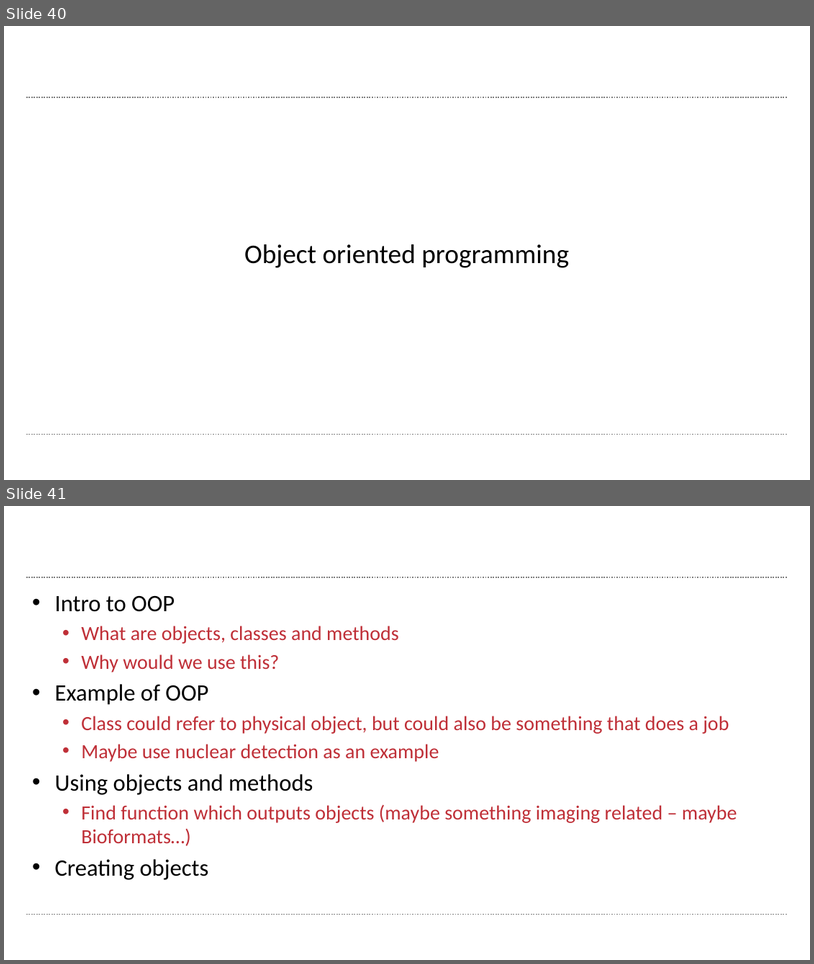
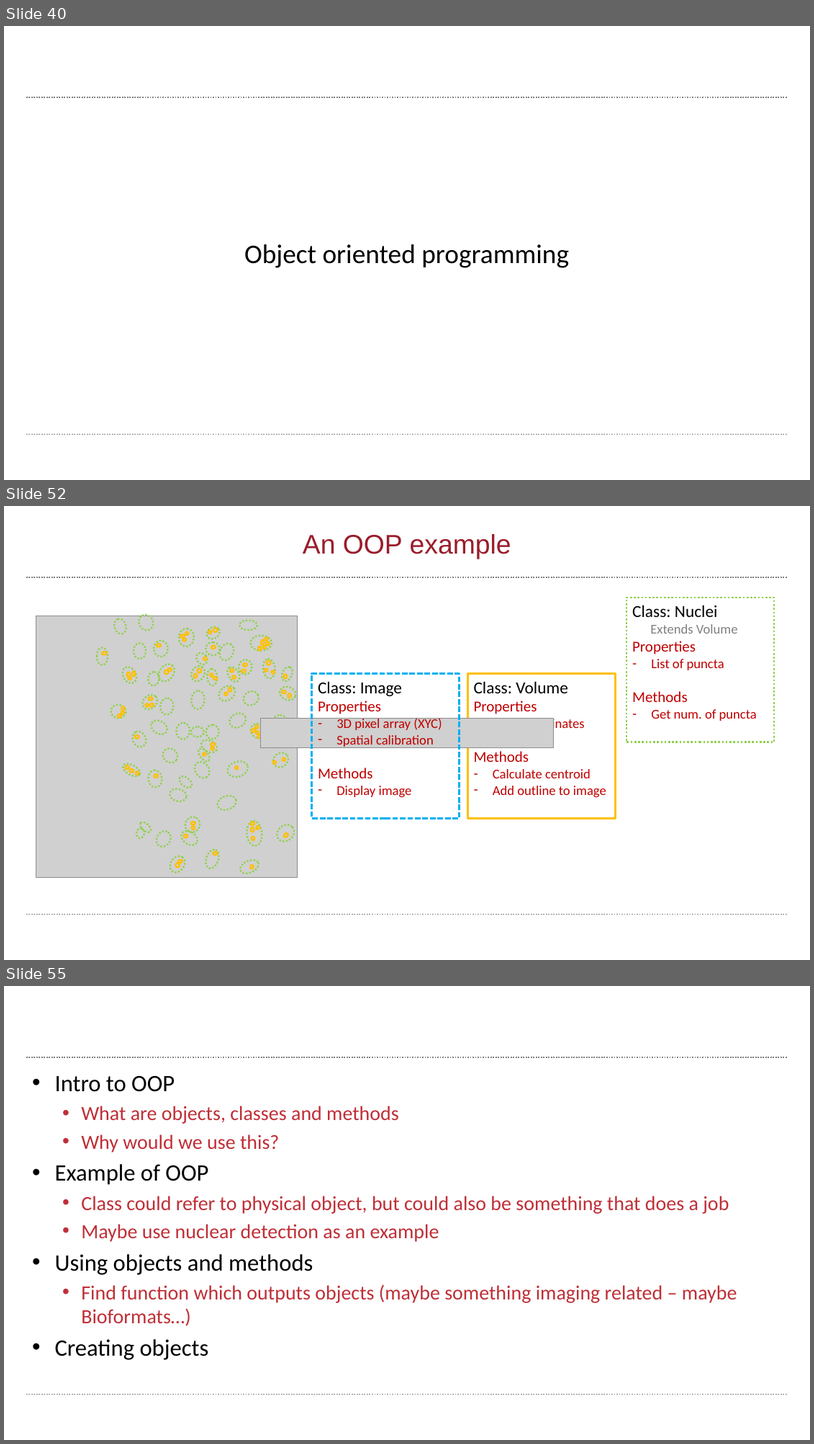
Before and after one commit to wbif-bristol/MATLAB-course, a slide deck: Session 3 - Advanced data structures/MATLAB Session 3.pptx. Shown one above the other, each under a label of ours: slides 40 and 41 before the commit, slides 40, 52 and 55 after it; the slides between them are not shown. The pictures are 814x964 and 814x1444 pixels, drawn with LibreOffice and Linux fonts; fonts in the diff are those of the drawing; grey boxes stand for pictures; background and template pictures are left out. Boxes give left, top, right and bottom in pixels: in the first picture for what was removed or moved away, otherwise in the second. Text is boxed around its words. In the diff, an @@ line names an element or a change of style, - is before the commit and + after.

```diff
--- a/Session 3 - Advanced data structures/MATLAB Session 3.pptx
+++ b/Session 3 - Advanced data structures/MATLAB Session 3.pptx
@@ slide 52 added at [4,506,810,960], background #FFFFFF; not listed: 2 template elements that a slide beside it also shows @@
@@ title added at [303,534,512,559], 32 pt, text #9A1D2B @@
+An OOP example
@@ rectangle added at [627,597,774,742], outline #92D050 2.25 pt dashed, 16 pt, text #C00000 @@
+Class: Nuclei
+Extends Volume
+Properties
+– List of puncta
+Methods
+– Get num. of puncta
@@ group added at [36,612,298,878]: 125 ellipses, 1 picture @@
@@ rectangle added at [312,674,460,818], outline #00B0F0 2.25 pt dashed, 16 pt, text #C00000 @@
+Class: Image
+Properties
+– 3D pixel array (XYC)
+– Spatial calibration
+Methods
+– Display image
@@ rectangle added at [468,674,615,818], fill #FFFFFF, outline #FFC000 2.25 pt, 16 pt, text #C00000 @@
+Class: Volume
+Properties
+– Pixel coordinates
+Methods
+– Calculate centroid
+– Add outline to image
@@ picture added at [260,718,554,748] @@
@@ what was slide 41 is now slide 55 @@
```
Also in this commit, not shown: 2 slides changed, 13 other slides added, 2 other files.
